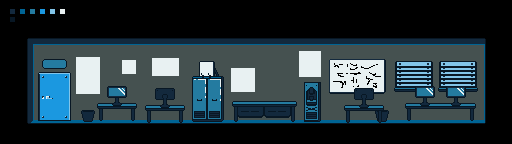
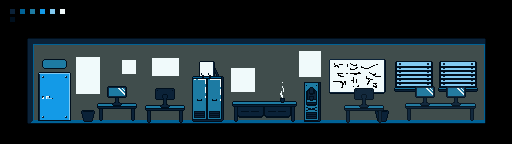
Revision of a layered w=512, h=144 image; what changed, layer by layer:
painted on "scene3_ca1.png" over [10, 9, 486, 124]
